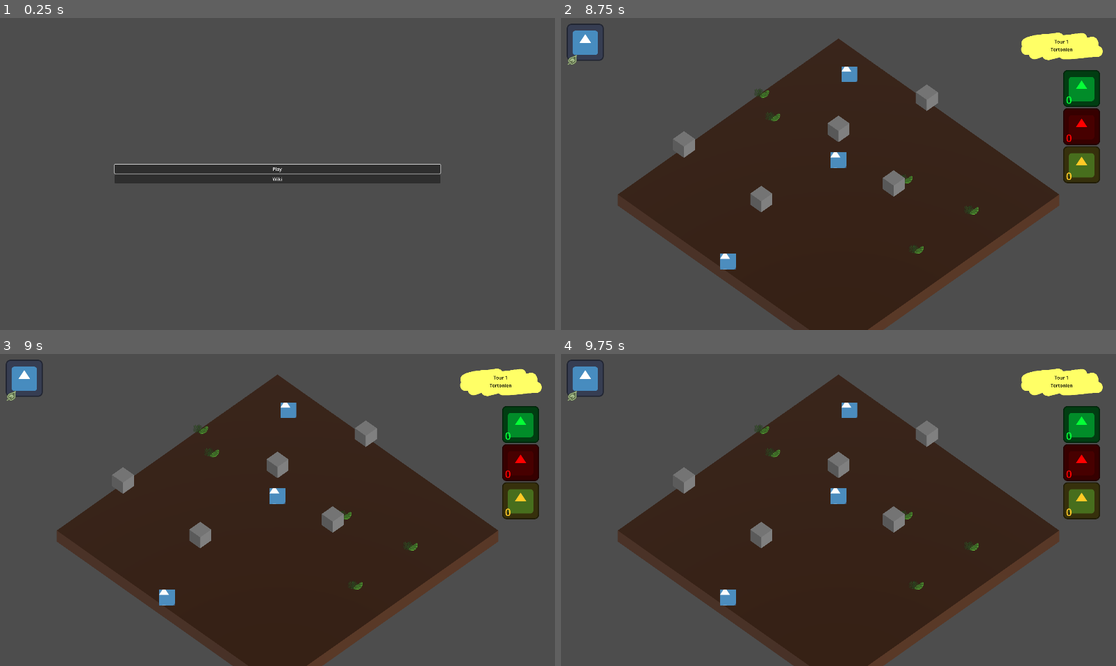
Above: before the commit, frames 1-4 (two rows, left to right).
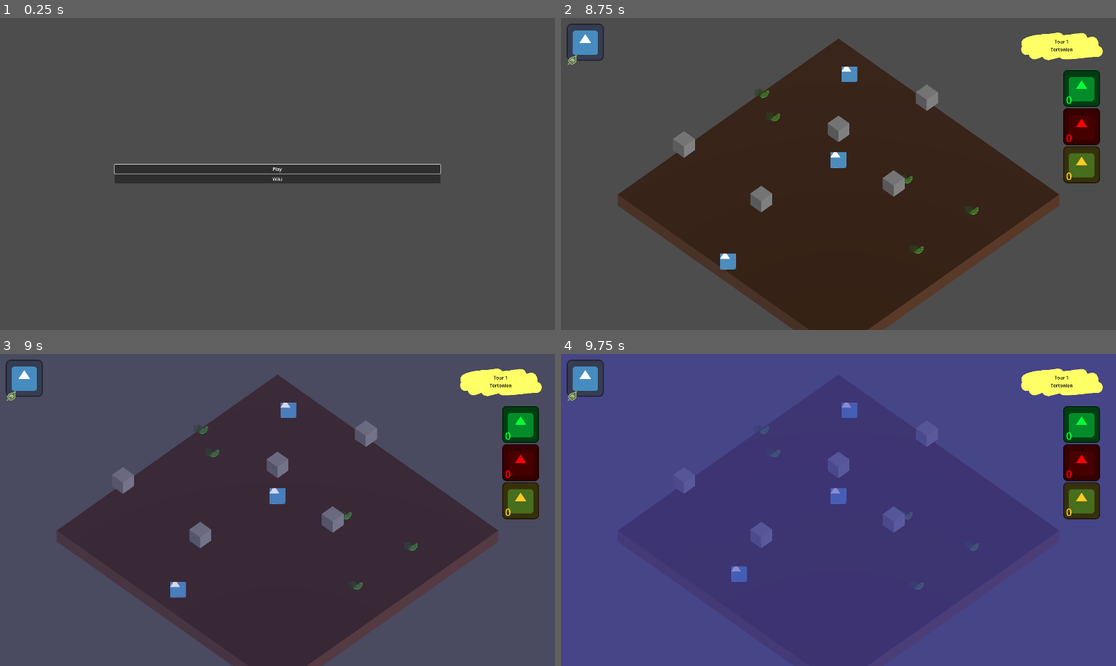
Above: after the commit, the same moments.

Repository: nialsiG/Carthage
Game: Godot game, scene res://Screens/StartScreen.tscn
Same seed, same stepped clock (60 frames per second), same inputs: the game is played once before the commit and once after it. The engine's default icon, where the game draws it, is replaced by a stand-in: a white triangle on a blue panel in a dark square.
Inputs (mouse positions are in pixels of both pictures, inside the frame that each line leads up to):
- Up to frame 1 (0.25 s): no input
- Up to frame 2 (8.75 s): click "Play" at 0.5 s; tap Enter at 1.25, 2.75, 4.25 s; move the mouse to (810, 236) at 1.27 s; hold D (Right) 1.28-2.78 s; tap W (Top) every 0.75 s from 1.35 to 8.1 s; click (810, 236) at 1.42 s; tap Space at 2, 3.5, 5 s; move the mouse to (1005, 220) at 2.02 s; click (1005, 220) at 2.17 s; move the mouse to (672, 127) at 2.77 s; hold Left (Left) 2.78-4.28 s; click (672, 127) at 2.92 s; move the mouse to (866, 174) at 3.52 s; click (866, 174) at 3.67 s; move the mouse to (755, 96) at 4.27 s; hold Down (Down) 4.28-5.03 s; click (755, 96) at 4.42 s; move the mouse to (960, 158) at 5.02 s; hold D (Right) from 5.03 s (still down); click (960, 158) at 5.17 s; move the mouse to (727, 189) at 5.77 s; click (727, 189) at 5.92 s; move the mouse to (894, 105) at 6.52 s; click (894, 105) at 6.67 s; move the mouse to (810, 236) at 7.27 s; click (810, 236) at 7.42 s; move the mouse to (1005, 220) at 8.02 s; click (1005, 220) at 8.17 s
- Up to frame 3 (9 s): move the mouse to (111, 463) at 8.77 s; release D (Right) at 8.78 s; hold Down (Down) from 8.78 s (still down); tap W (Top) at 8.85 s; click (111, 463) at 8.92 s
- Up to frame 4 (9.75 s): move the mouse to (866, 510) at 9.52 s; release Down (Down) at 9.53 s; hold Left (Left) from 9.53 s (still down); tap W (Top) at 9.6 s; click (866, 510) at 9.67 s

Frames 1-2 are identical in both runs. In frame 3, 41% of the frame differs, in the area x 10-90%, y 6-100%; in frame 4, 96%, in the area x 0-100%, y 0-100%.

Commit message:
Feature: tripiing thourgg screesn with my monkeys

Diff:
--- a/game_jam_carthage/GameObjects/Animals/monkey.gd
+++ b/game_jam_carthage/GameObjects/Animals/monkey.gd
@@ -73,7 +73,6 @@
 		if (closestTile != _tile):
 			var moveVector = (closestTile.GetTile() - _tile.GetTile())
 			return Vector3(moveVector.x, 0, moveVector.y)
-			#SetTile(closestTile)
 
 func CheckMonkeyClose(tiles : Array[MapTile]):
 	for tile in tiles:
--- a/game_jam_carthage/Screens/game_screen.gd
+++ b/game_jam_carthage/Screens/game_screen.gd
@@ -12,7 +12,7 @@
 
 var _waitingForReactions : bool = false
 var waitDurationBetweenActions : float = 0 # 0.3
-var entryPoint : Vector3 = Vector3.ZERO
+var _entryPoint : Vector3 = Vector3.ZERO
 
 #var _tiles : Array[TileMap] = []
 var _map : Map
@@ -27,7 +27,7 @@
 
 const InvalidMoveVector : Vector3 = Vector3(-10000, 0,-10000)
 
-var arrived_from: enums.PositionOnMap = enums.PositionOnMap.RIGHT
+var arrived_from: enums.PositionOnMap = enums.PositionOnMap.MIDDLE
 var current_position_on_map: enums.PositionOnMap
 var leader_start_position: Vector3
 
@@ -42,7 +42,6 @@
 		elements.add_child(monkey)
 
 	leader.SetTile(_map.GetTilefromVec(ConvertPositionToTile(leader.position)))
-
 
 	# Initial update UI
 	_gameUi.UpdateMonkeyFaces(monkeys)
@@ -68,6 +67,7 @@
 func OnMonkeyJoinGroup(monkey : Monkey):
 	var index = _strayMonkeys.find(monkey)
 	monkey.GrabLeaderShip.connect(OnGrabLeaderShip)
+	monkey.reparent(elements)
 	_strayMonkeys.remove_at(index)
 	monkeys.append(monkey)
 	_gameUi.UpdateMonkeyFaces(monkeys)
@@ -158,13 +158,11 @@
 				_map.queue_free()
 				makeNewMap()
 				_set_leader_position()
+				leader.SetTile(_map.GetTile(_entryPoint.x, _entryPoint.z))
 				for monkey in monkeys:
 					if (!monkey.IsLeader()):
+						monkey.hide()
 						_monkeysWaitingForEntry.append(monkey)
-					else:
-						var newMonkeyTile = _map.GetTilefromVec(Vector2(monkey.position.x, monkey.position.y))
-						monkey.SetTile(newMonkeyTile)
-
 
 				ColobsManager.PushMonkeys(monkeys)
 				monkeys.clear()
@@ -184,6 +182,16 @@
 		if (move != null && move != Vector3.ZERO):
 			Move(monkey, move)
 
+	if(_monkeysWaitingForEntry.size() > 0):
+		var monkey = _monkeysWaitingForEntry[0]
+		monkey.position = _entryPoint
+		monkey.reparent(elements)
+		monkey.SetTile(_map.GetTilefromVec(Vector2(_entryPoint.x, _entryPoint.z)))
+		monkeys.append(monkey)
+		monkey.show()
+		_monkeysWaitingForEntry.remove_at(0)
+
+
 	for monkey in _strayMonkeys:
 		await Wait(waitDurationBetweenActions)
 		var move = monkey.React(leader, GetAvailableMoveTiles(monkey))
@@ -195,9 +203,9 @@
 
 func detectBorders(leader_position: Vector2) -> enums.PositionOnMap:
 	if leader_position[0] == -round(_mapDimensions[0]/2) + 1:
+		return enums.PositionOnMap.UP
+	elif leader_position[0] == round(_mapDimensions[0]/2):
 		return enums.PositionOnMap.DOWN
-	elif leader_position[0] == round(_mapDimensions[0]/2):
-		return enums.PositionOnMap.UP
 	elif leader_position[1] == round(_mapDimensions[1]/2):
 		return enums.PositionOnMap.RIGHT
 	elif leader_position[1] == -round(_mapDimensions[1]/2) + 1:
@@ -233,7 +241,7 @@
 			leader.position = Vector3(0, 0, round(_mapDimensions[1]/2))
 		_:
 			leader.position = Vector3(0, 0, 0)
-
+	_entryPoint = leader.position
 
 func ConvertPositionToTile(tilePosition : Vector3) -> Vector2:
 	var x = 0
